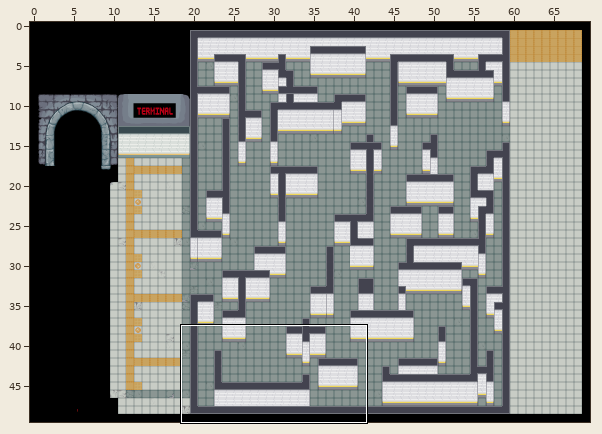
Tiled map -- assets/maps/mapTest.tmx. Above: a wide view before the commit, with the close-up outlined.
Close-up. Before the edit:
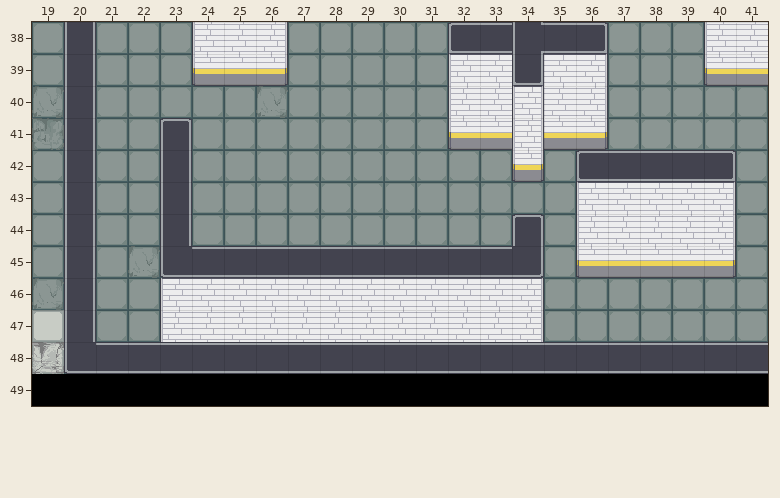
Cells are 32x32 px. Shown: x 19..41, y 38..49. The commit also changed other parts of the map, which this record leaves out.
The result:
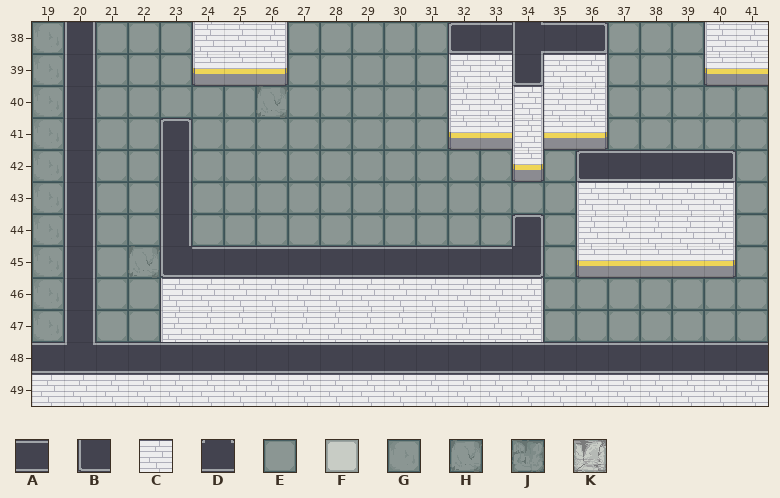
Key: from "map12 - JELO EDIT": A 8, B 14, C 40, D 334; from "tiles map": E 0, F 2, G 64, H 128, J 192, K 194.
_ is an empty cell, # one hidden under a higher layer, . an unchanged one.
Diff:
--- layer "Ground"
@@ x 19..19 @@
-40 H
-41 J
+40 G
+41 G
@@ x 19..20 @@
-46 H.
-47 F.
-48 KE
+46 G.
+47 G.
+48 ##
--- layer "Walls"
@@ x 19..41 @@
-48 _B.....................
-49 _______________________
+48 AD.....................
+49 CCCCCCCCCCCCCCCCCCCCCCC
Where, in picture pixels (left, top, right, bottom), the same in both close-ups:
changed: (32, 86, 64, 150)
changed: (32, 278, 768, 406)
